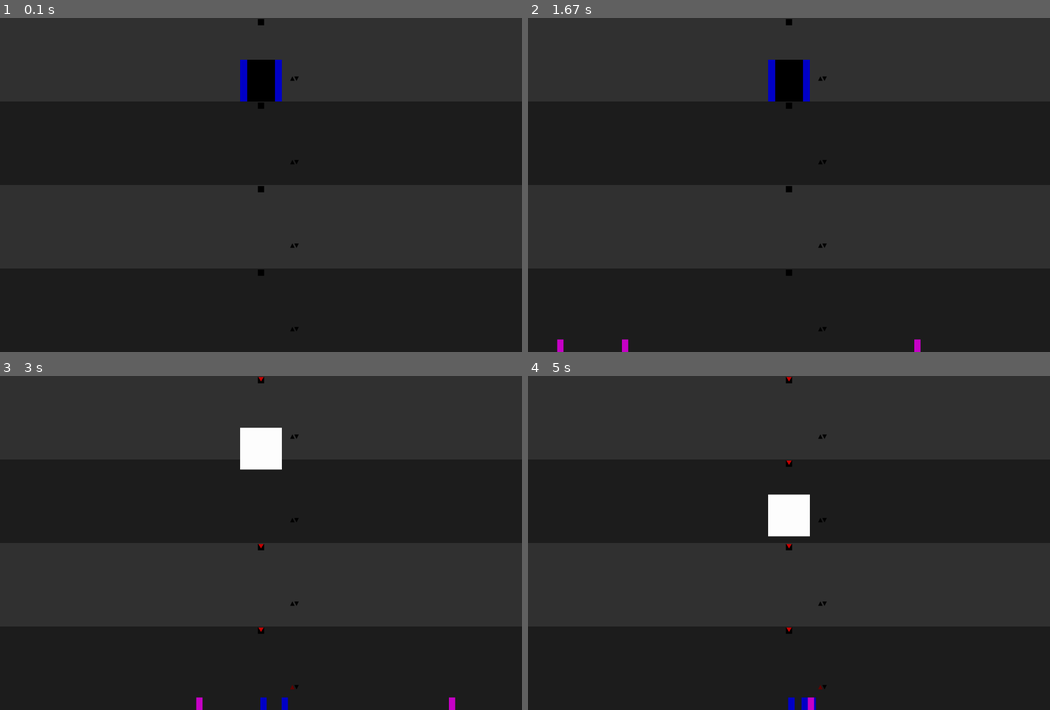
Above: before the commit, frames 1-4 (two rows, left to right).
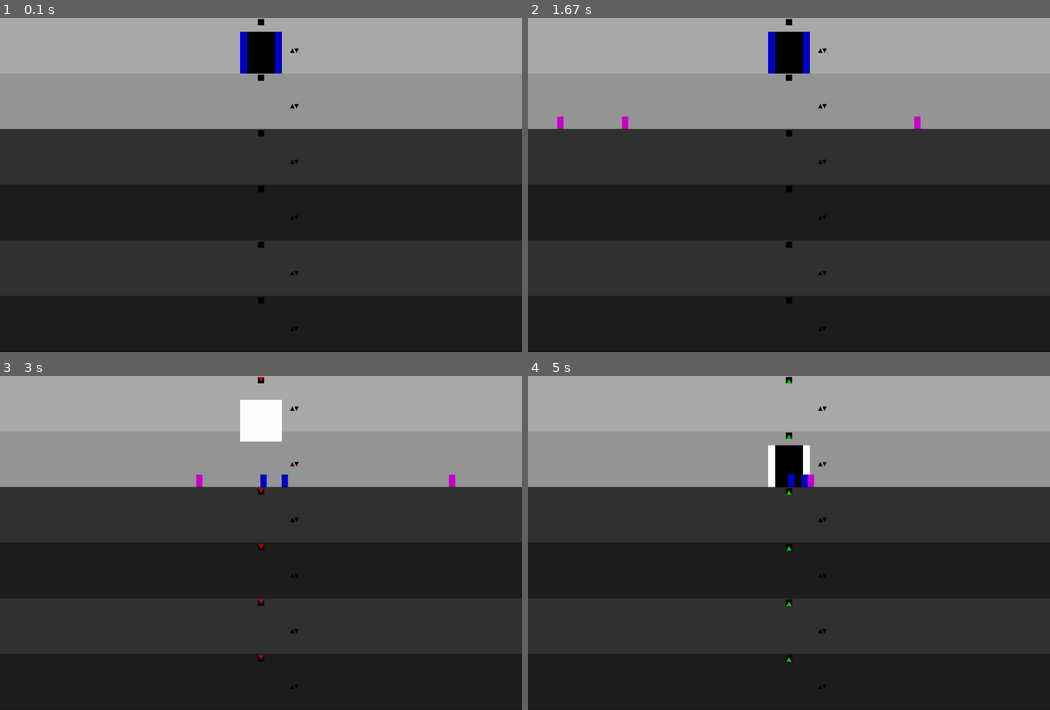
Above: after the commit, the same moments.

Repository: niklasdhein/EiP-Praktium-Aufzugssimulation
Game: pygame game, started from simulation.py
Same seed, same stepped clock (60 frames per second), same inputs: the game is played once before the commit and once after it.
Inputs:
- Up to frame 1 (0.1 s): no input
- Up to frame 2 (1.67 s): no input
- Up to frame 3 (3 s): no input
- Up to frame 4 (5 s): no input

The runs differ from the first frame. In frame 1, 33% of the frame differs, in the area x 0-100%, y 0-86%; in frame 2, 33%; in frame 3, 33%; in frame 4, 35%, in the area x 0-100%, y 0-100%.

Commit message:
basements und normale level

Diff:
--- a/building.py
+++ b/building.py
@@ -1,6 +1,7 @@
 from level import Level
 
 import pygame
+import random
 
 class Building:
     def __init__(self, level_count: int, bottom_y: int, width: int) -> None:
@@ -9,16 +10,37 @@
 
         self.levels = []                    # Reference to the level graphics
         self.level_count = level_count
-        self.create_levels(self.level_count)
+        self.base_level = None
+        self.create_levels()
 
         self.elevator_controller = None     # reference to the elevator controller the building contains
         self.staircase = None               # reference to the staircase the building contains
 
-    def create_levels(self, level_count: int) -> None:
+    def create_levels(self) -> None:
         """
         This function is most likely called on init and creates the
         levels as pygame rects and appends these to the graphics
         array.
         """
-        for i in range(level_count):
-            self.levels.append(Level(building=self, level=i))
+        for i in range(self.level_count):
+            level = Level(building=self, level=i)
+
+            # determine to a random chance if this level is the base level
+            if self.base_level == None:
+                if random.random() <= 0.3:
+                    self.base_level = level
+                    self.base_level.type = "normal"
+                else:
+                    level.type = "basement"
+            else:
+                level.type = "normal"
+
+            self.levels.append(level)
+
+        # in the unlikely case no base level was randomly chosen,
+        # set the highest level as base level
+        if self.base_level == None:
+            self.base_level = self.levels[-1]
+            self.base_level.type = "normal"
+
+        print(f"basement at {self.base_level.level}")
--- a/config.json
+++ b/config.json
@@ -1,6 +1,6 @@
 {
     "elevator_count": 1,
-    "level_count": 4,
+    "level_count": 6,
     "big_elevator_spawn_probability": 0.3,
     "elevator_mode": "algorithm",
     "passenger_spawn_chance": 0.5,
--- a/elevator_controller.py
+++ b/elevator_controller.py
@@ -65,8 +65,8 @@
             # instantiate the pygame part
             random_elevator.graphics = pygame.Rect(
                 offset_x,
-                self.building.bottom_y - random_elevator.current_level.background_gfx.height\
-                * random_elevator.current_level.level - 200,
+                random_elevator.current_level.background_gfx.y + \
+                    random_elevator.current_level.background_gfx.height - 200,
                 random_elevator.width,
                 200)
             offset_x += random_elevator.width + self.elevator_margin_x
--- a/level.py
+++ b/level.py
@@ -4,6 +4,8 @@
     def __init__(self, building: Building, level: int) -> None:
         self.building = building    # building the level belongs to
         self.level = level          # level of the level
+        self.type = None
+
         self.up_pressed = False     # tracks if someone pressed up
         self.down_pressed = False   # or down button for elevator
 
--- a/passenger.py
+++ b/passenger.py
@@ -30,7 +30,7 @@
 
         self.graphics = pygame.Rect(
             -30 if random.random() <= 0.5 else self.current_level.building.width,
-            self.current_level.building.bottom_y - self.current_level.level * self.current_level.background_gfx.height - 60,
+            self.current_level.background_gfx.y + self.current_level.background_gfx.height - 60,
             30,
             60
             )
--- a/simulation.py
+++ b/simulation.py
@@ -47,7 +47,7 @@
     elevator_mode: str="algorithm",     # algorithm, random, pingpong
     passenger_spawn_chance: float=1,    # probability / second
     passenger_patience: int=25,         # seconds
-    speed_multiplier: int=10,
+    speed_multiplier: int=3,
     simulation_time: int=3600           #seconds
     ) -> None:
 
@@ -61,9 +61,9 @@
         """
         # probabilty a passenger gets spawned
         if random.random() <= passenger_spawn_chance * speed_multiplier * dt:
-            # spawn on level 0 (60% chance)
-            if random.random() <= 0.6:
-                start_level = building.levels[0]
+            # spawn on base level (60% chance)
+            if random.random() <= 1:
+                start_level = building.base_level
 
             # spawn on other random level
             else:
@@ -94,7 +94,10 @@
             button_width = 20
 
             # level background
-            pygame.draw.rect(screen, (30, 30, 30) if i % 2 == 0 else (50, 50, 50), building.levels[i].background_gfx)
+            if level.type == "basement":
+                pygame.draw.rect(screen, (30, 30, 30) if i % 2 == 0 else (50, 50, 50), level.background_gfx)
+            elif level.type == "normal":
+                pygame.draw.rect(screen, (150, 150, 150) if i % 2 == 0 else (170, 170, 170), level.background_gfx)
 
             # one elevator
             if len(elevator_controller.elevators) == 1:
